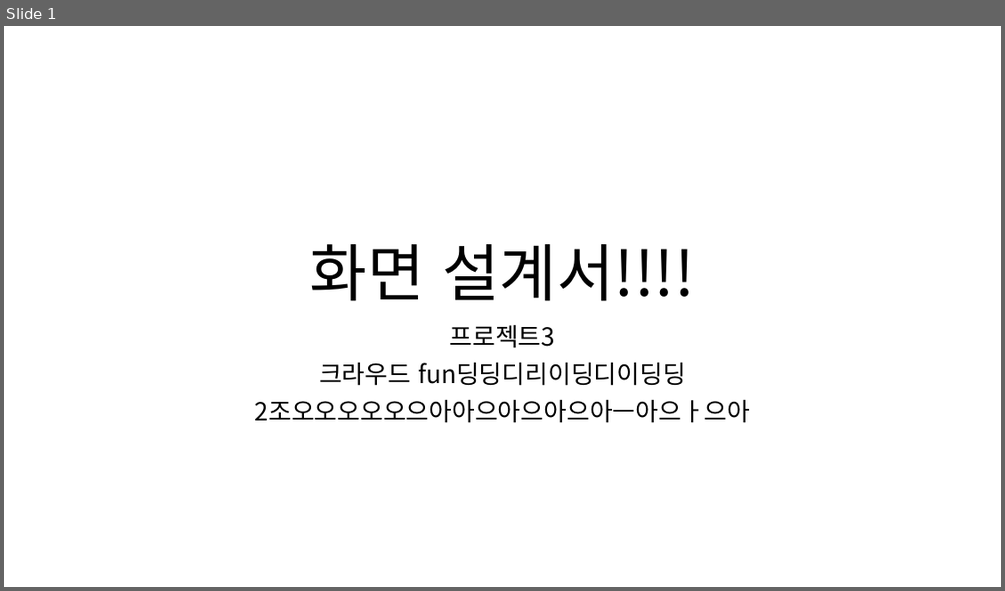
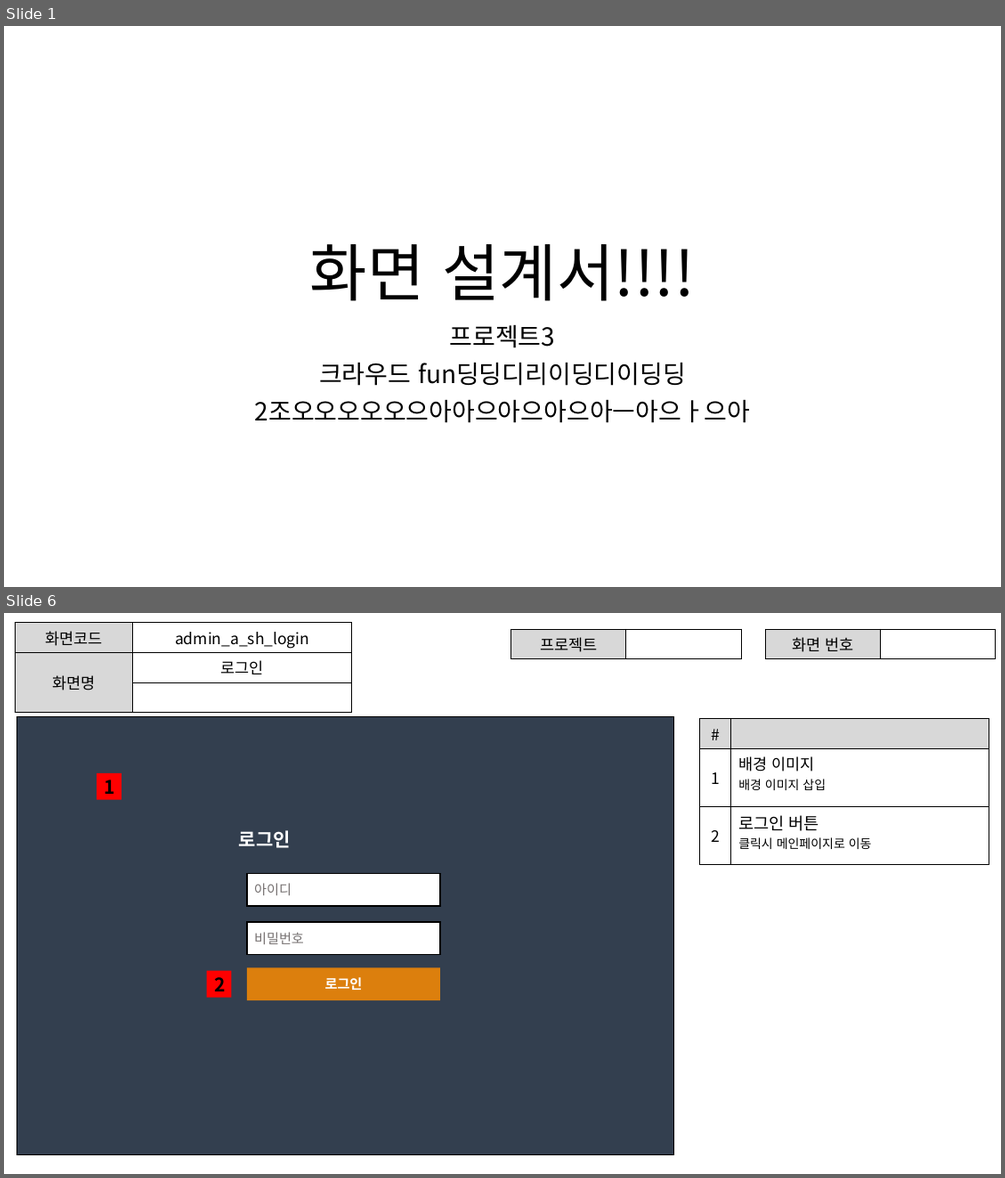
Before and after one commit to ezenteam2/EzenCrowdFunding, a slide deck: project03 화면설계서/project03 - 화면 설계서 - 서희.pptx. Shown one above the other, each under a label of ours: slide 1 before the commit, slides 1 and 6 after it; the slides between them are not shown. The pictures are 1005x591 and 1005x1178 pixels, drawn with LibreOffice and Linux fonts; fonts in the diff are those of the drawing. Boxes give left, top, right and bottom in pixels: in the first picture for what was removed or moved away, otherwise in the second. Text is boxed around its words. In the diff, an @@ line names an element or a change of style, - is before the commit and + after.

```diff
--- a/project03 화면설계서/project03 - 화면 설계서 - 서희.pptx
+++ b/project03 화면설계서/project03 - 화면 설계서 - 서희.pptx
@@ slide 6 added at (4,613,1001,1174), background #FFFFFF @@
@@ table added at (15,623,352,701), 3 rows, 2 columns @@
+화면코드 | admin_a_sh_login
+화면명 | 로그인
+ | 
@@ table added at (511,629,741,656), 1 rows, 2 columns @@
+프로젝트 | 
@@ table added at (765,629,995,656), 1 rows, 2 columns @@
+화면 번호 | 
@@ rectangle added at (16,717,673,1154), fill #333F50, outline #000000 1 pt @@
@@ table added at (700,718,989,863), 3 rows, 2 columns @@
+# | 
+1 | 배경 이미지 / 배경 이미지 삽입
+2 | 로그인 버튼 / 클릭시 메인페이지로 이동
@@ rectangle added at (97,773,121,799), fill #FF0000, 18 pt, text #000000, bold @@
+1
@@ text added at (239,830,291,848), 18 pt, text #FFFFFF, bold @@
+로그인
@@ rectangle added at (247,873,440,906), fill #FFFFFF, outline #000000 1 pt, 13 pt, text #767171 @@
+아이디
@@ rectangle added at (247,922,440,955), fill #FFFFFF, outline #000000 1 pt, 13 pt, text #767171 @@
+비밀번호
@@ rectangle added at (207,971,231,997), fill #FF0000, 18 pt, text #000000, bold @@
+2
@@ rectangle added at (247,967,440,1000), fill #DC7F0D, 13 pt, text #FFFFFF, bold @@
+로그인
```
Also in this commit, not shown: 3 slides changed, 7 other slides added, 1 slide removed, 1 other file.
